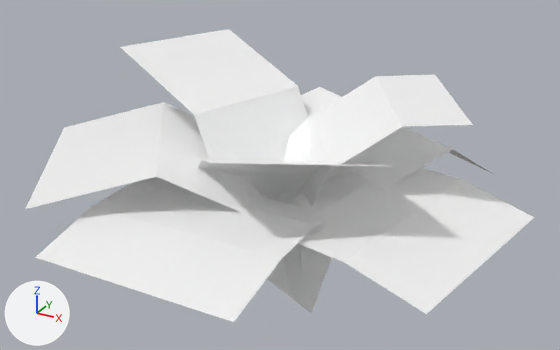
Renders of the glTF model assets/models/Weeds_03.gltf from each side of a commit.
Both versions are drawn from a 50 mm lens placed at (101.454, 0.78, 21.593), pointed at (101.175, 1.288, 21.339). The axes (+X, +Y, +Z) are drawn at lower left. The lights are the same throughout. The older version comes first.

Names of what the first picture shows: 'Weeds_03'.
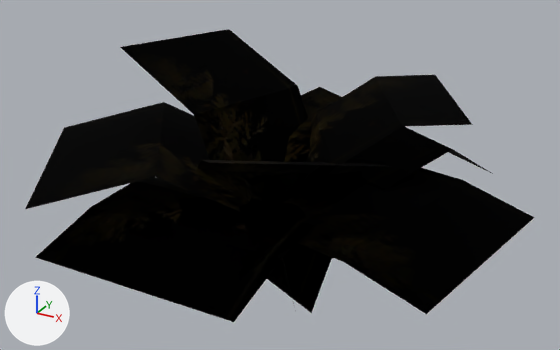
The newer file is also turned or shifted as a whole; pictures and numbers use the older file's frame.

Where the change shows, as pixel boxes (x1, y1, x2, y2) in the pictures (560 x 350 px):
'Weeds_03', surface changed (white to black)
    both: (25, 29, 535, 322)

Edits to the bpy script that builds the scene:
```text
Add img_weeds_01_d_png:
    img_weeds_01_d_png = load_image('weeds_01_d.png', '../textures/weeds_01_d.png', 512, 512, 'sRGB')
Change mat_weeds_01_d:
    remove mat_weeds_01_d.base_color = (1.0, 1.0, 1.0)  # white #ffffff
    add mat_weeds_01_d.texture = img_weeds_01_d_png
```
